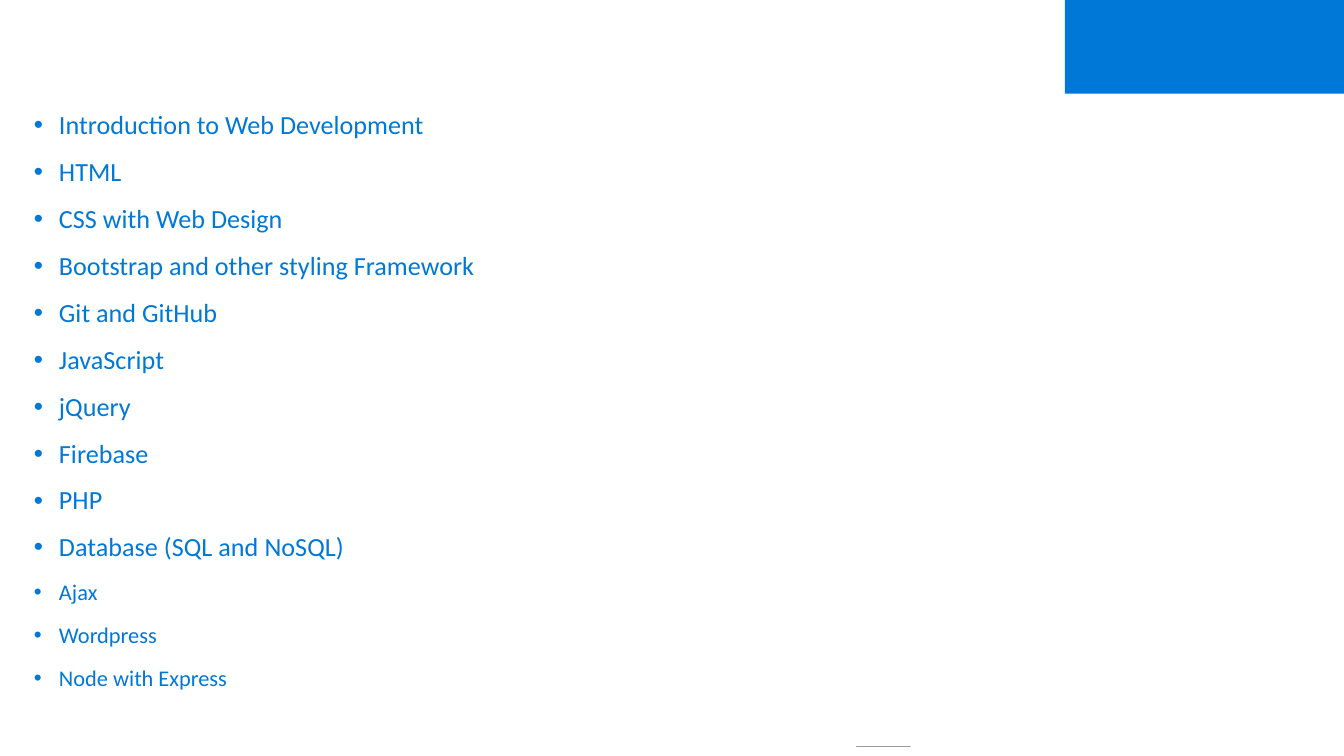
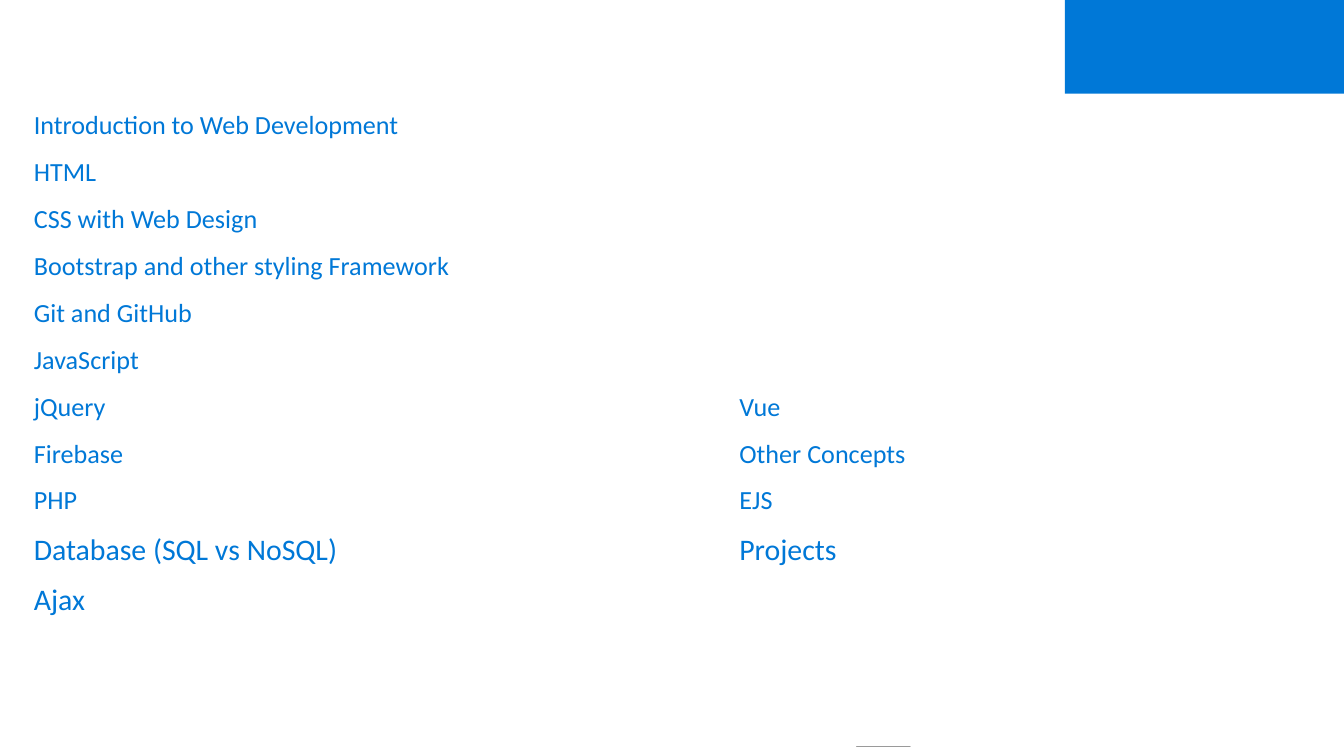
Before and after one commit to Prasundas99/Web-Development-Traning, a slide deck: slide 2 of 00. Introduction/PPT Personal .pptx. Drawn at 1344x756 pixels with LibreOffice and Linux fonts; fonts in the diff are those of the drawing; grey boxes stand for pictures; background and template pictures are left out. Boxes give left, top, right and bottom in pixels: in the first picture for what was removed or moved away, otherwise in the second. Text is boxed around its words. In the diff, an @@ line names an element or a change of style, - is before the commit and + after.

Commit message:
Day 1

```diff
--- a/00. Introduction/PPT Personal .pptx
+++ b/00. Introduction/PPT Personal .pptx
@@ text at (34, 116, 449, 615): size 12 to 16 pt in "Ajax"; bullet • to none @@
@@ text at (34, 398, 905, 565): text changed @@
-• jQuery
-• Firebase
-• PHP
-• Database (SQL and NoSQL)
+jQuery Vue
+Firebase Other Concepts
+PHP EJS
+Database (SQL vs NoSQL) Projects
@@ text at (59, 627, 226, 690): paragraphs removed @@
-• Wordpress
-• Node with Express
```
Also in this commit, not shown: 2 other slides changed, 3 slides added, 2 slides removed.
